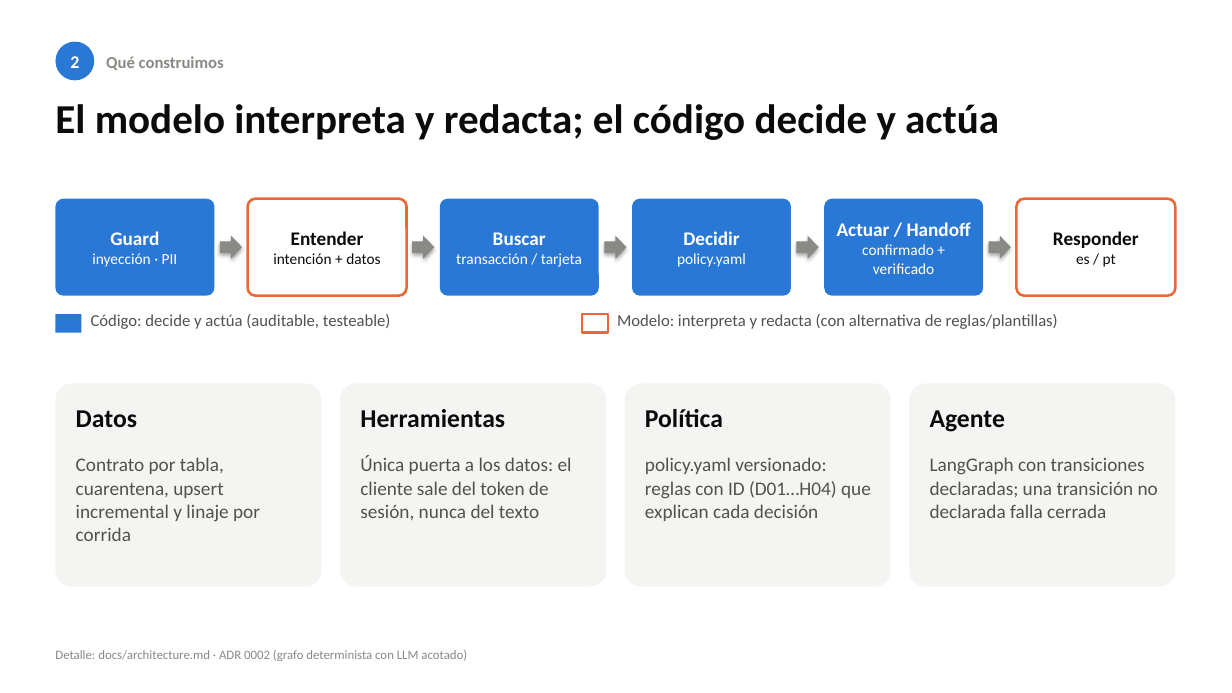
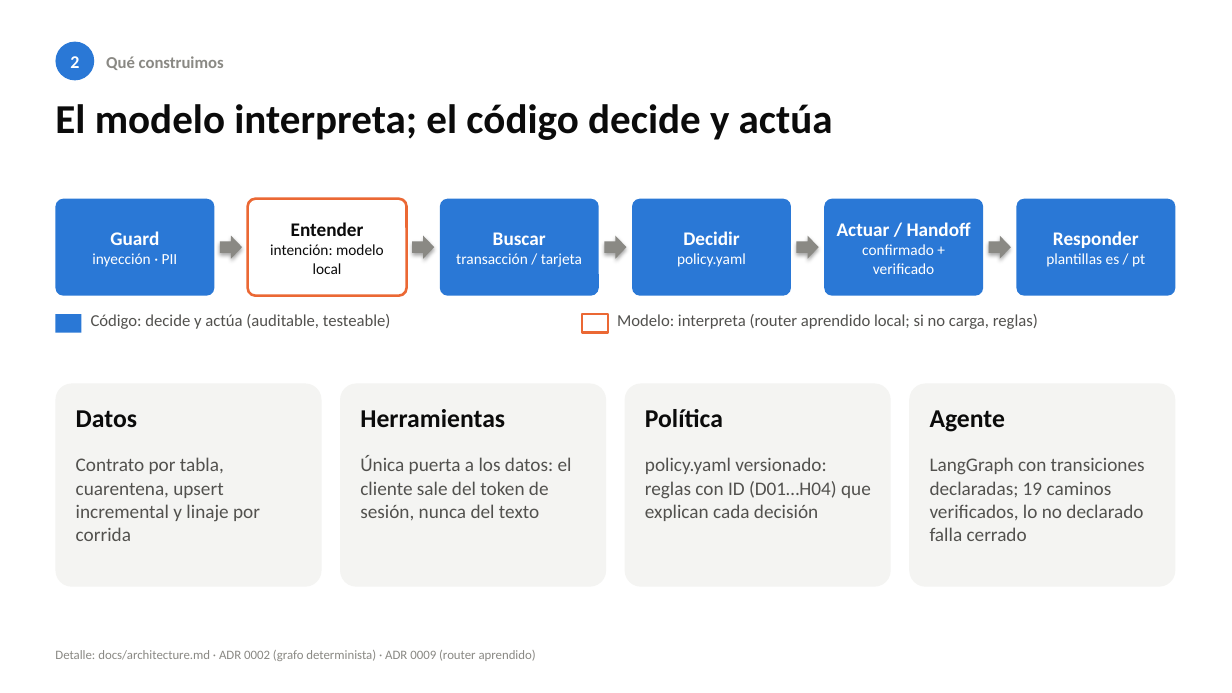
Before and after one commit to Mr-Percival/factored-hackathon-2026-disputas, a slide deck: slide 2 of docs/pitch/deck.pptx. Drawn at 1232x693 pixels with LibreOffice and Linux fonts; fonts in the diff are those of the drawing. Boxes give left, top, right and bottom in pixels: in the first picture for what was removed or moved away, otherwise in the second. Text is boxed around its words. In the diff, an @@ line names an element or a change of style, - is before the commit and + after.

```diff
--- a/docs/pitch/deck.pptx
+++ b/docs/pitch/deck.pptx
@@ text at (55,104,833,140): text changed @@
-El modelo interpreta y redacta; el código decide y actúa
+El modelo interpreta; el código decide y actúa
@@ rounded rectangle "Responder" at (1017,199,1176,296): fill #FFFFFF to #2A78D6; outline #EB6834 2 pt to none @@
@@ text in rounded rectangle at (1053,231,1139,248): text colour #0B0B0B to #FFFFFF in "Responder" @@
@@ text in rounded rectangle at (270,244,384,274): text changed @@
-intención + datos
+intención: modelo local
@@ text in rounded rectangle at (1046,253,1145,267): text changed; text colour #0B0B0B to #FFFFFF @@
-es / pt
+plantillas es / pt
@@ text at (617,314,1038,329): text changed @@
-Modelo: interpreta y redacta (con alternativa de reglas/plantillas)
+Modelo: interpreta (router aprendido local; si no carga, reglas)
@@ text at (930,457,1145,541): text changed @@
-LangGraph con transiciones declaradas; una transición no declarada falla cerrada
+LangGraph con transiciones declaradas; 19 caminos verificados, lo no declarado falla cerrado
@@ text at (55,650,536,661): text changed @@
-Detalle: docs/architecture.md · ADR 0002 (grafo determinista con LLM acotado)
+Detalle: docs/architecture.md · ADR 0002 (grafo determinista) · ADR 0009 (router aprendido)
```
Also in this commit, not shown: 3 other slides changed, 27 other files.
